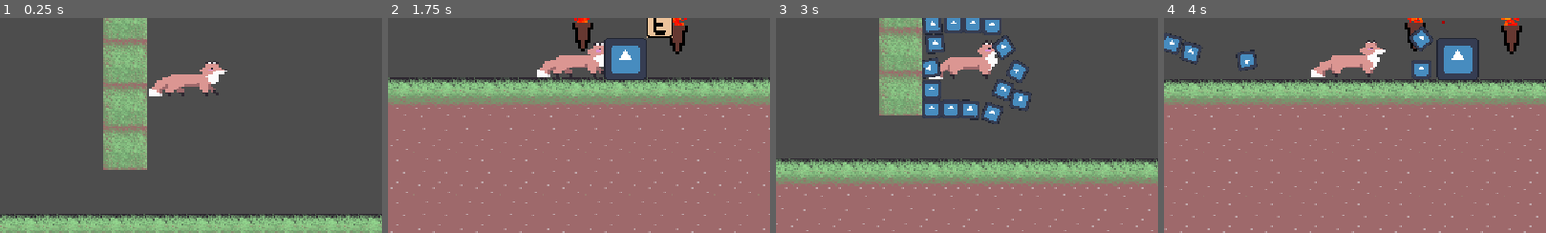
Above: before the commit, frames 1-4 (left to right).
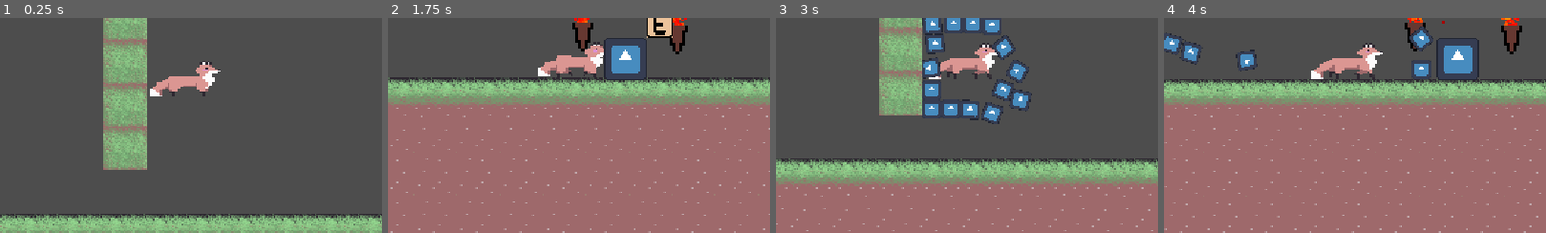
Above: after the commit, the same moments.

Repository: skueee/jame-gam-26
Game: Godot game, scene res://main.tscn
The game is run twice, just before and just after one commit, with the same random seed, the same clock (stepped at 60 frames per second) and the same inputs. The engine's default icon, where the game draws it, is replaced by a stand-in: a white triangle on a blue panel in a dark square.
Inputs (mouse positions are % of the whole screen's width and height, from its top left):
- Up to frame 1 (0.25 s): no input
- Up to frame 2 (1.75 s): tap Enter at 0.5 s; move the mouse to (72, 45) at 0.52 s; hold Right (right) from 0.53 s (still down); tap Up (up) at 0.6, 0.77, 1.07, 1.52, 1.55 s; click (72, 45) at 0.67 s; move the mouse to (30, 55) at 1.27 s; tap Shift (bridge) at 1.35 s
- Up to frame 3 (3 s): tap Up (up) at 1.82, 2.3 s; move the mouse to (60, 28) at 2.02 s; release Right (right) at 2.03 s; hold Left (left) 2.03-2.78 s; tap Space (continue) at 2.1 s; move the mouse to (45, 70) at 2.77 s; hold Right (right) from 2.78 s (still down); tap Down (shield) at 2.85 s; click (45, 70) at 2.92 s
- Up to frame 4 (4 s): keep holding Right (right); tap Up (up) at 3.02, 3.05, 3.32, 3.77, 3.8 s; move the mouse to (80, 65) at 3.52 s; tap Q (throw) at 3.6 s
The pictures show only the part of the screen within x 25-75%, y 39-89%; the shares and areas given below are measured in that part.

The runs differ from the first frame. In frame 1, 0.8% of the frame differs, in the area x 39-60%, y 20-37%; in frame 2, 0.5%; in frame 3, 0.6%; in frame 4, 0.8%.

Commit message:
Kite - Fixed animtion , DO NOT TOUCH PLAYER

Diff:
--- a/player.gd
+++ b/player.gd
@@ -24,6 +24,7 @@
 
 @onready var bridge_throw_timer = $Timer
 @onready var shield_timer = $Timer2
+@onready var sprite_2d: AnimatedSprite2D = $Sprite2D
 
 
 func _ready() -> void:
@@ -45,10 +46,17 @@
 	scale -= (scale / 100.0) * ((shrink_percent / 60.0) * _delta)
 	get_input()
 	set_velocit(_delta)
+	animate()
 	move_and_slide()
 	attack()
 	bridge()
 	shield()
+
+func animate():
+	if velocity.x:
+		sprite_2d.play("run")
+	else:
+		sprite_2d.play("default")
 
 
 func get_input():
--- a/player.tscn
+++ b/player.tscn
@@ -3,6 +3,10 @@
 [ext_resource type="Script" uid="uid://4jwet6rufjd6" path="res://player.gd" id="1_onrkg"]
 [ext_resource type="Texture2D" uid="uid://b0tvxe76d1vqg" path="res://image.png" id="2_onrkg"]
 
+[sub_resource type="AtlasTexture" id="AtlasTexture_onrkg"]
+atlas = ExtResource("2_onrkg")
+region = Rect2(0, 0, 128, 128)
+
 [sub_resource type="AtlasTexture" id="AtlasTexture_i3pqv"]
 atlas = ExtResource("2_onrkg")
 region = Rect2(0, 0, 128, 128)
@@ -29,6 +33,14 @@
 
 [sub_resource type="SpriteFrames" id="SpriteFrames_4flbx"]
 animations = [{
+"frames": [{
+"duration": 1.0,
+"texture": SubResource("AtlasTexture_onrkg")
+}],
+"loop": 1,
+"name": &"default",
+"speed": 5.0
+}, {
 "frames": [{
 "duration": 1.0,
 "texture": SubResource("AtlasTexture_i3pqv")
@@ -56,6 +68,115 @@
 [sub_resource type="RectangleShape2D" id="RectangleShape2D_ukc20"]
 size = Vector2(20.75, 9)
 
+[sub_resource type="Animation" id="Animation_onrkg"]
+length = 0.001
+tracks/0/type = "value"
+tracks/0/imported = false
+tracks/0/enabled = true
+tracks/0/path = NodePath("Sprite2D:position")
+tracks/0/interp = 1
+tracks/0/loop_wrap = true
+tracks/0/keys = {
+"times": PackedFloat32Array(0),
+"transitions": PackedFloat32Array(1),
+"update": 0,
+"values": [Vector2(-4.7683716e-07, -3)]
+}
+tracks/1/type = "value"
+tracks/1/imported = false
+tracks/1/enabled = true
+tracks/1/path = NodePath("Sprite2D:rotation")
+tracks/1/interp = 1
+tracks/1/loop_wrap = true
+tracks/1/keys = {
+"times": PackedFloat32Array(0),
+"transitions": PackedFloat32Array(1),
+"update": 0,
+"values": [0.0]
+}
+tracks/2/type = "value"
+tracks/2/imported = false
+tracks/2/enabled = true
+tracks/2/path = NodePath("Sprite2D:scale")
+tracks/2/interp = 1
+tracks/2/loop_wrap = true
+tracks/2/keys = {
+"times": PackedFloat32Array(0),
+"transitions": PackedFloat32Array(1),
+"update": 0,
+"values": [Vector2(0.01614868, 0.01614868)]
+}
+tracks/3/type = "value"
+tracks/3/imported = false
+tracks/3/enabled = true
+tracks/3/path = NodePath("Camera2D:zoom")
+tracks/3/interp = 1
+tracks/3/loop_wrap = true
+tracks/3/keys = {
+"times": PackedFloat32Array(0),
+"transitions": PackedFloat32Array(1),
+"update": 0,
+"values": [Vector2(4, 4)]
+}
+
+[sub_resource type="Animation" id="Animation_i3pqv"]
+resource_name = "die"
+length = 0.7
+tracks/0/type = "value"
+tracks/0/imported = false
+tracks/0/enabled = true
+tracks/0/path = NodePath("Sprite2D:rotation")
+tracks/0/interp = 1
+tracks/0/loop_wrap = true
+tracks/0/keys = {
+"times": PackedFloat32Array(0, 0.13333334, 0.7),
+"transitions": PackedFloat32Array(1.366041, 2.1435478, 1),
+"update": 0,
+"values": [0.0, 0.08726646259971647, 6.2831855]
+}
+tracks/1/type = "value"
+tracks/1/imported = false
+tracks/1/enabled = true
+tracks/1/path = NodePath("Sprite2D:scale")
+tracks/1/interp = 1
+tracks/1/loop_wrap = true
+tracks/1/keys = {
+"times": PackedFloat32Array(0.03333334, 0.1, 0.6666666),
+"transitions": PackedFloat32Array(0.5946035, 2.070531, 1),
+"update": 0,
+"values": [Vector2(0.01614868, 0.01614868), Vector2(0.018, 0.018), Vector2(0, 0)]
+}
+tracks/2/type = "value"
+tracks/2/imported = false
+tracks/2/enabled = true
+tracks/2/path = NodePath("Sprite2D:position")
+tracks/2/interp = 2
+tracks/2/loop_wrap = true
+tracks/2/keys = {
+"times": PackedFloat32Array(0, 0.2, 0.7),
+"transitions": PackedFloat32Array(0.43527535, 1.2745609, 1),
+"update": 0,
+"values": [Vector2(-4.7683716e-07, -3), Vector2(0, -9.085), Vector2(0, -15.15)]
+}
+tracks/3/type = "value"
+tracks/3/imported = false
+tracks/3/enabled = true
+tracks/3/path = NodePath("Camera2D:zoom")
+tracks/3/interp = 1
+tracks/3/loop_wrap = true
+tracks/3/keys = {
+"times": PackedFloat32Array(0, 0.7),
+"transitions": PackedFloat32Array(2.4622896, 1),
+"update": 0,
+"values": [Vector2(4, 4), Vector2(2, 2)]
+}
+
+[sub_resource type="AnimationLibrary" id="AnimationLibrary_hqtel"]
+_data = {
+&"RESET": SubResource("Animation_onrkg"),
+&"die": SubResource("Animation_i3pqv")
+}
+
 [node name="player" type="CharacterBody2D" unique_id=1888012525 groups=["player"]]
 script = ExtResource("1_onrkg")
 gravity = 980
@@ -70,11 +191,10 @@
 position_smoothing_speed = 20.0
 
 [node name="Sprite2D" type="AnimatedSprite2D" parent="." unique_id=1202860240]
-position = Vector2(0.8114544, 25.909113)
-scale = Vector2(0.25294617, 0.16349274)
+position = Vector2(-5.9604645e-08, 24)
+scale = Vector2(0.23877497, 0.15031628)
 sprite_frames = SubResource("SpriteFrames_4flbx")
-animation = &"run"
-autoplay = "run"
+autoplay = "default"
 offset = Vector2(-2.670288e-05, -185.77368)
 
 [node name="CollisionShape2D" type="CollisionShape2D" parent="." unique_id=1750728536]
@@ -84,3 +204,7 @@
 
 [node name="Timer2" type="Timer" parent="." unique_id=80709999]
 wait_time = 5.0
+
+[node name="AnimationPlayer" type="AnimationPlayer" parent="." unique_id=267130995]
+root_node = NodePath("../Sprite2D")
+libraries/ = SubResource("AnimationLibrary_hqtel")
